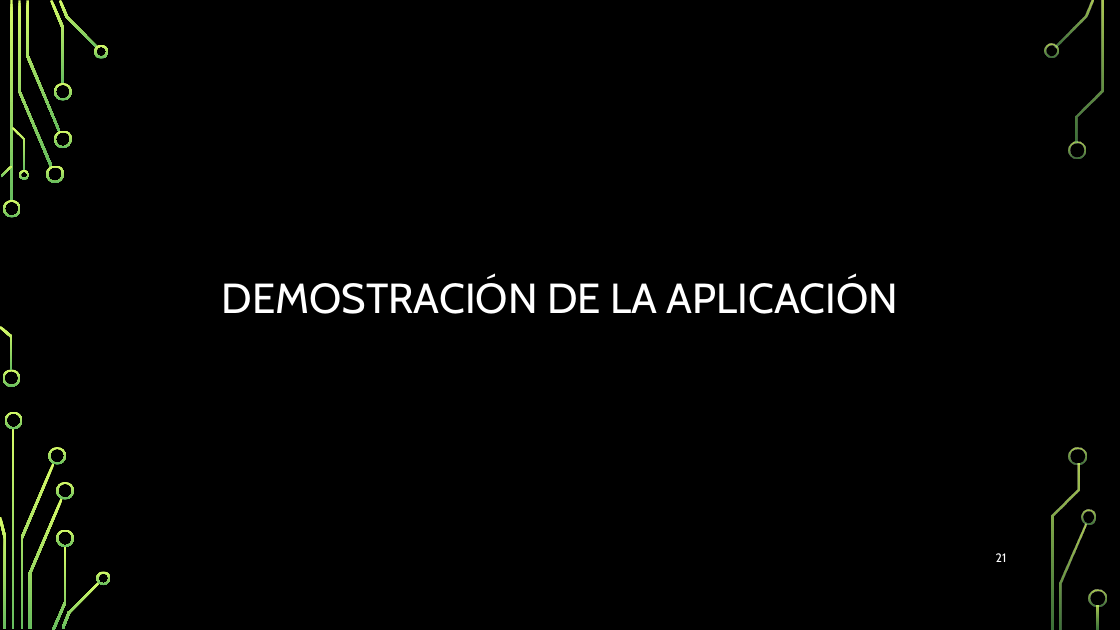
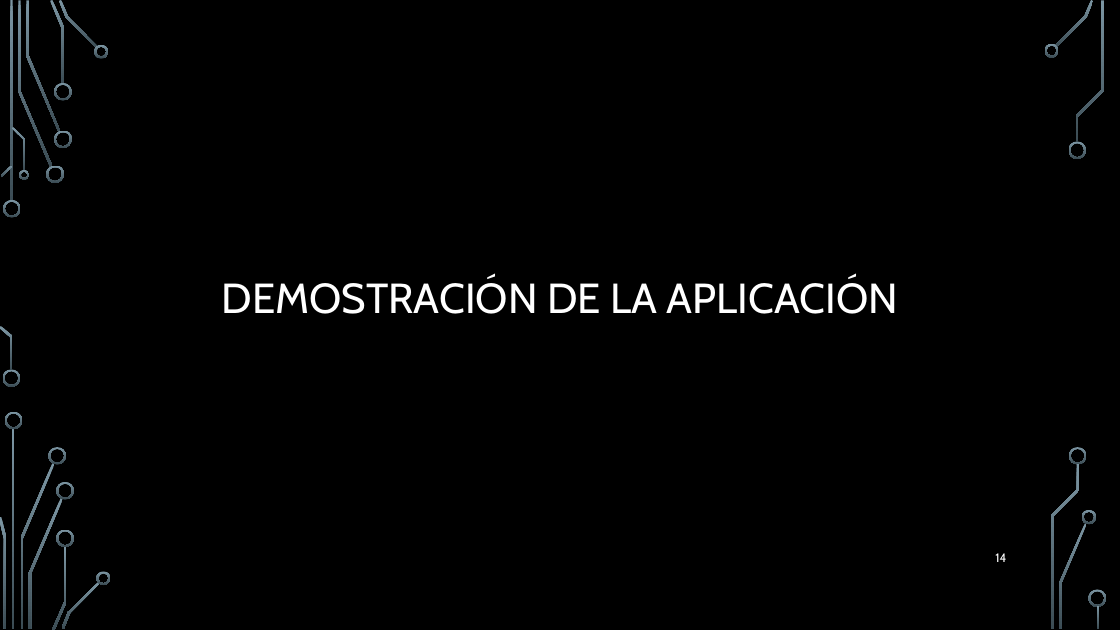
Before and after one commit to Hollex28/TFG-Proyecto_2019-2020, a slide deck: slide 14 of Presentacion del TFG.pptx (slide 21 before the commit). Drawn at 1120x630 pixels with LibreOffice and Linux fonts; fonts in the diff are those of the drawing; background and template pictures are left out. Boxes give left, top, right and bottom in pixels: in the first picture for what was removed or moved away, otherwise in the second. Text is boxed around its words. In the diff, an @@ line names an element or a change of style, - is before the commit and + after.

```diff
--- a/Presentacion del TFG.pptx
+++ b/Presentacion del TFG.pptx
@@ fill gradient #D8FC68 to #66BD5F to gradient #7C96A3 to #3B4C54 in 36 elements at <box>3,200,21,218</box>, <box>3,370,20,387</box>, <box>18,1,52,167</box>, <box>46,166,64,183</box>, <box>26,1,60,132</box>, <box>50,0,65,84</box>, <box>54,130,71,148</box>, <box>54,83,71,101</box>, <box>59,0,97,49</box>, <box>94,45,109,58</box>, <box>1,166,13,177</box>, <box>0,326,13,371</box>, <box>12,127,25,171</box>, <box>18,170,29,180</box>, <box>13,429,15,629</box>, <box>20,463,54,628</box>, <box>5,412,23,429</box>, <box>0,517,6,628</box>, <box>49,447,66,465</box>, <box>29,498,63,629</box>, <box>52,546,66,630</box>, <box>56,482,74,500</box>, <box>56,529,74,547</box>, <box>61,581,100,629</box>, <box>97,571,111,585</box>, <box>1055,0,1094,47</box>, <box>1044,44,1059,58</box>, <box>1069,141,1086,159</box>, <box>1060,523,1087,629</box>, <box>1082,510,1096,524</box>, <box>1076,1,1104,143</box>, <box>1070,447,1087,465</box>, <box>1051,464,1080,629</box>, <box>1089,590,1107,607</box>, <box>1097,606,1100,629</box>, <box>10,1,13,202</box> @@
@@ page number at <box>995,553,1006,562</box>: text changed @@
-21
+14
```
Also in this commit, not shown: 11 other slides changed, 3 slides added, 12 slides removed.
